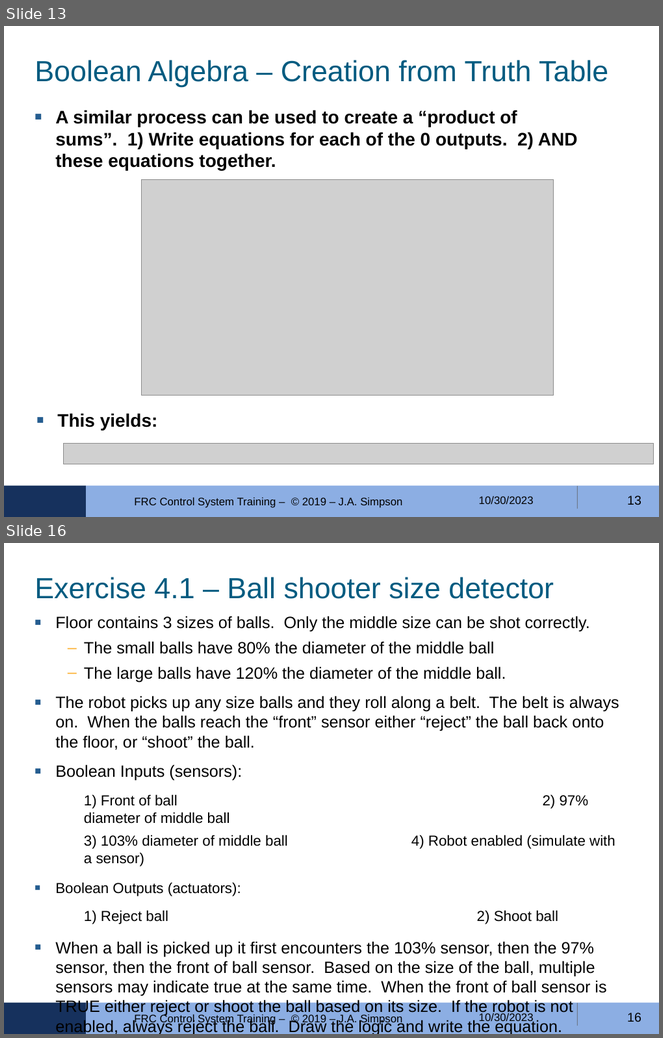
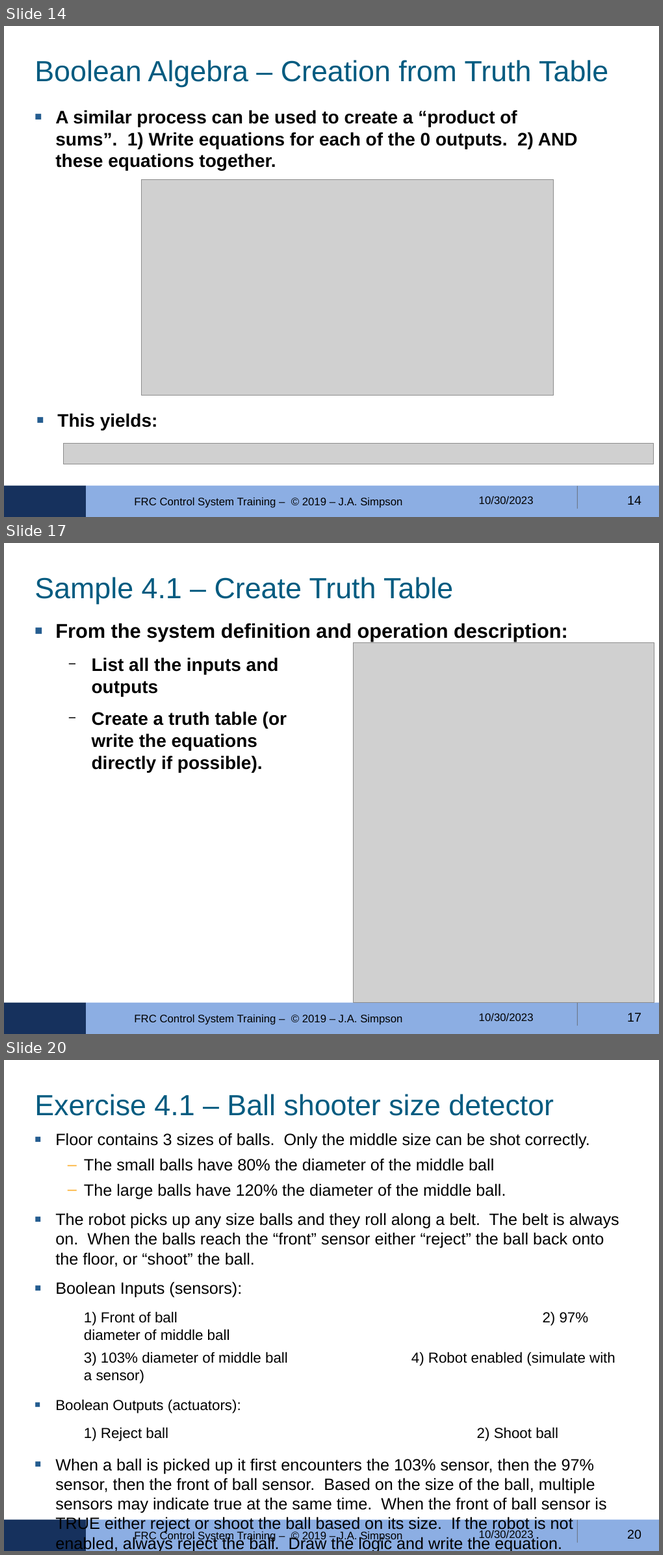
Before and after one commit to FRobotics/2023-RobotCode, a slide deck: Training/ControlLogic-04/FRC-4150-Ctrls-Training-MODULE-04--2023-10-30.odp. Shown one above the other, each under a label of ours: slides 13 and 16 before the commit, slides 14, 17 and 20 after it; the slides between them are not shown. The pictures are 663x1038 and 663x1555 pixels, drawn with LibreOffice and Linux fonts; fonts in the diff are those of the drawing; grey boxes stand for pictures; background and template pictures are left out. Boxes give left, top, right and bottom in pixels: in the first picture for what was removed or moved away, otherwise in the second. Text is boxed around its words. In the diff, an @@ line names an element or a change of style, - is before the commit and + after.

Commit message:
Update Control Logic 4 training

```diff
--- a/Training/ControlLogic-04/FRC-4150-Ctrls-Training-MODULE-04--2023-10-30.odp
+++ b/Training/ControlLogic-04/FRC-4150-Ctrls-Training-MODULE-04--2023-10-30.odp
@@ slide 17 added at bbox=[4, 543, 659, 1034], background #FFFFFF; not listed: 3 template elements that a slide beside it also shows @@
@@ title added at bbox=[35, 577, 453, 603], 32 pt, text #025B80 @@
+Sample 4.1 – Create Truth Table
@@ text added at bbox=[55, 623, 568, 642], 22 pt, text #000000, bold @@
+■ From the system definition and operation description:
@@ text added at bbox=[92, 657, 287, 772], 20 pt, text #000000, bold @@
+  − List all the inputs and outputs
+  − Create a truth table (or write the equations directly if possible).
@@ picture added at bbox=[353, 642, 654, 1003] @@
@@ text added at bbox=[134, 1015, 402, 1025], 12 pt, text #000000 @@
+FRC Control System Training – © 2019 – J.A. Simpson
@@ text added at bbox=[479, 1014, 534, 1021], 12 pt, text #000000 @@
+10/30/2023
@@ page number added at bbox=[627, 1013, 642, 1022], 14 pt, text #000000 @@
+17
@@ what was slide 13 is now slide 14 @@
@@ page number at bbox=[627, 496, 642, 505]: text changed @@
-13
+14
@@ what was slide 16 is now slide 20 @@
@@ page number at bbox=[627, 1530, 642, 1540]: text changed @@
-16
+20
```
Also in this commit, not shown: 5 slides changed, 3 other slides added, 3 other files.
